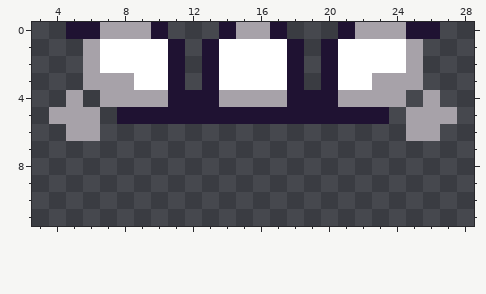
Two states of a pixel-art sprite, Graphics/Atlases/Gameplay/objects/grapple_kevin/block_top.png. Above: the version before the commit.
The file is 32x32 pixels. Shown: x 3..28, y 0..11.
Now the later version:
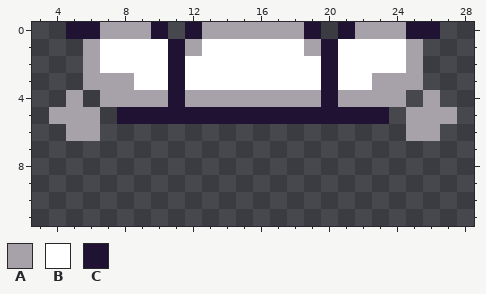
Palette (. is transparent): A #a7a2a9  B #ffffff  C #1f1232
From old to new:
y 0: x 12..14 ..C -> CAA; x 17..19 C.. -> AAC
y 1: x 12..13 .C -> AB; x 18..19 C. -> BA
y 2..3: x 12..13 .C -> BB; x 18..19 C. -> BB
y 4: x 12..13 CC -> AA; x 18..19 CC -> AA
